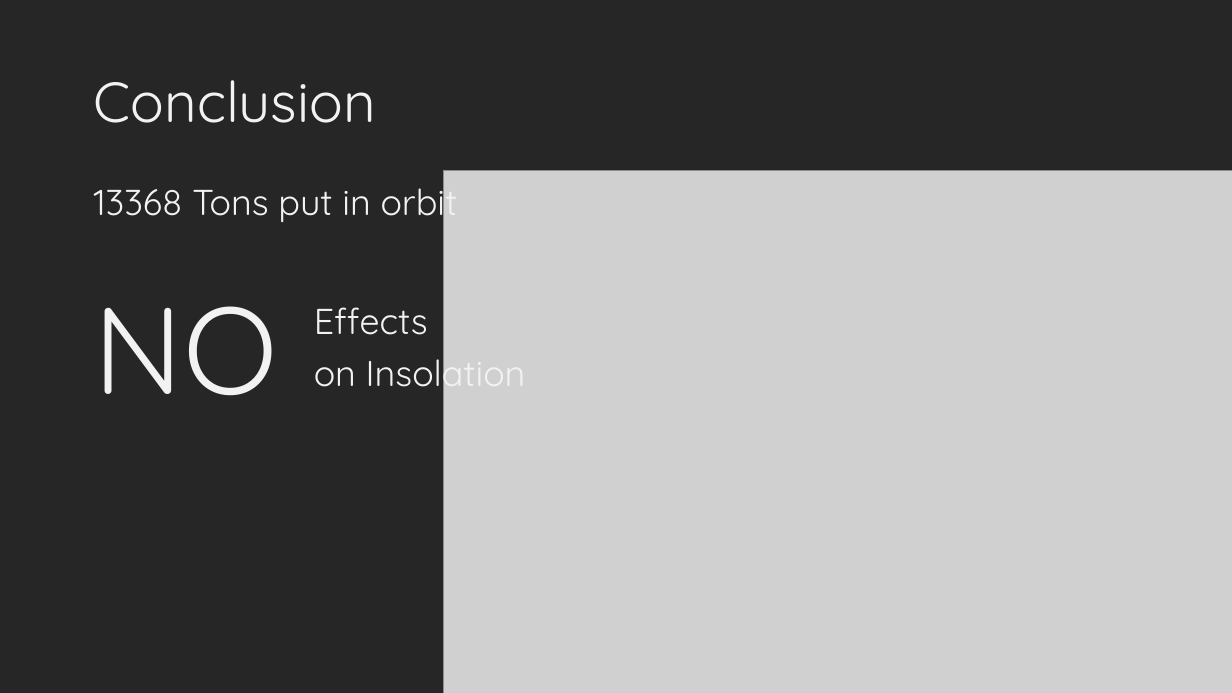
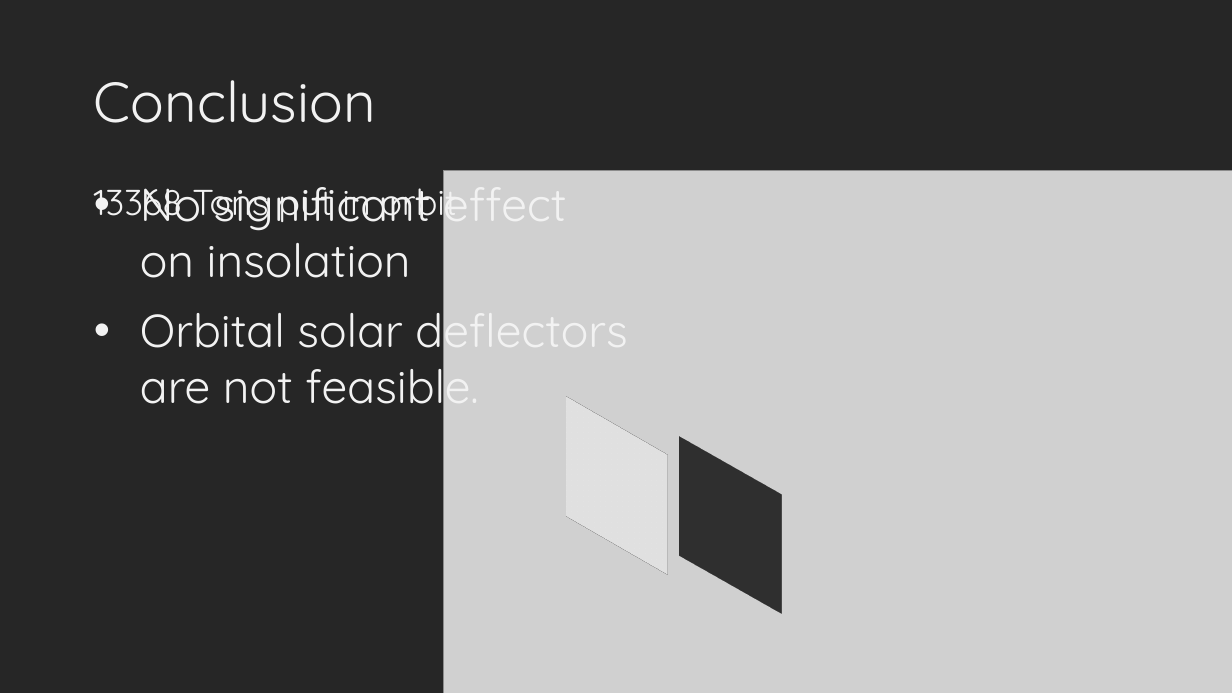
Before and after one commit to JarodTAerts/OrbitalDebris, a slide deck: slide 9 of Presentation/OrbitalDebrisPresentation.pptx (slide 8 before the commit). Drawn at 1232x693 pixels with LibreOffice and Linux fonts; fonts in the diff are those of the drawing; grey boxes stand for pictures. Boxes give left, top, right and bottom in pixels: in the first picture for what was removed or moved away, otherwise in the second. Text is boxed around its words. In the diff, an @@ line names an element or a change of style, - is before the commit and + after.

```diff
--- a/Presentation/OrbitalDebrisPresentation.pptx
+++ b/Presentation/OrbitalDebrisPresentation.pptx
@@ text added at [140, 187, 627, 416], 36 pt, text #F2F2F2 @@
+• No significant effect on insolation
+• Orbital solar deflectors are not feasible.
@@ text removed at [94, 306, 278, 396] @@
-NO
@@ text removed at [314, 307, 428, 335] @@
-Effects
@@ text removed at [314, 349, 526, 396] @@
-on Insolation
@@ rectangle added at [545, 413, 689, 559], fill #D9D9D9 @@
@@ rectangle added at [659, 452, 802, 598], fill #262626 at 85% opacity @@
```
Also in this commit, not shown: 3 other slides changed, 1 slide added, 6 other files.
